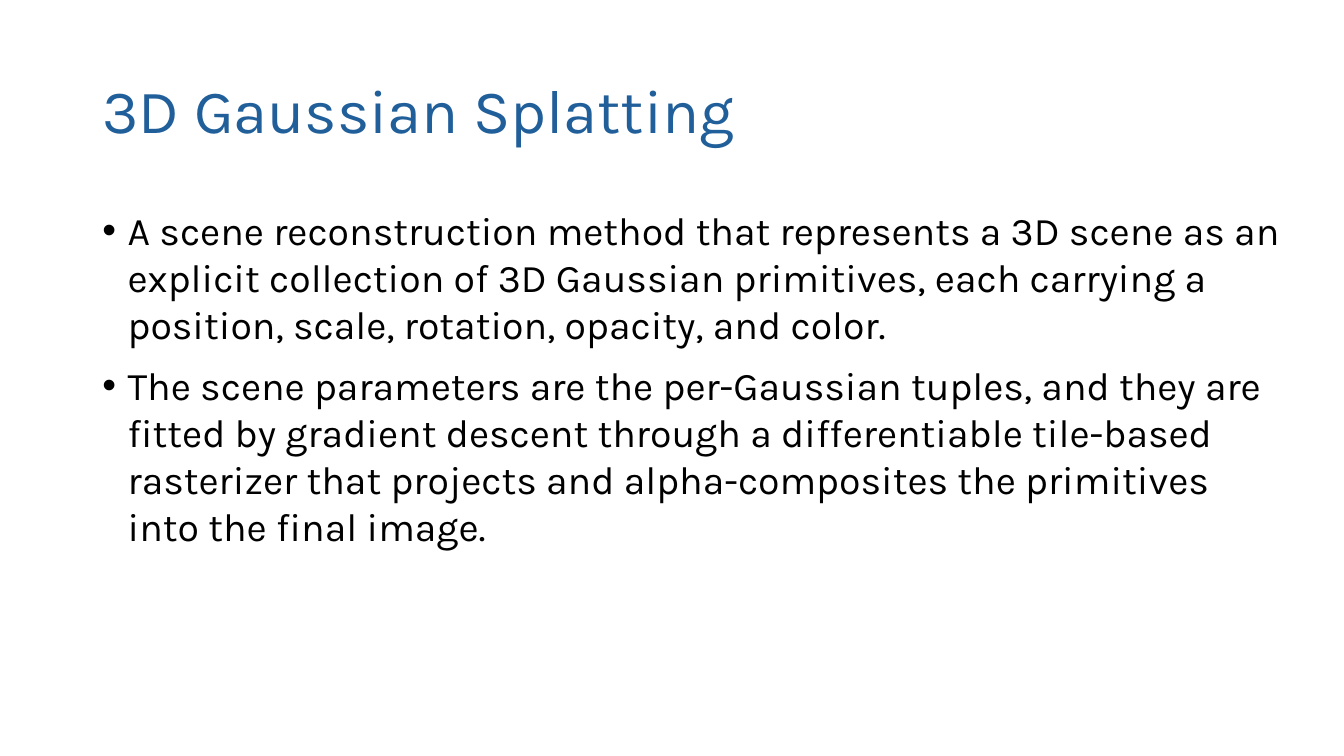
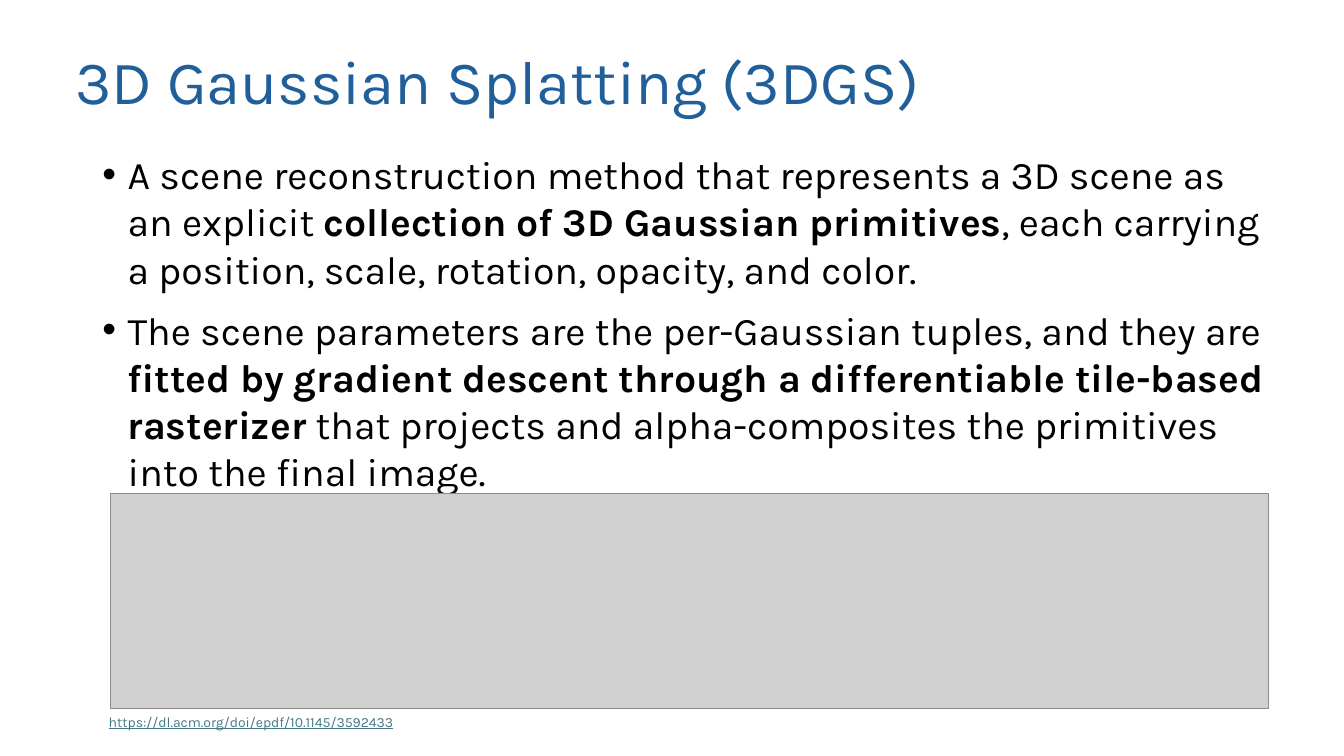
Before and after one commit to logus2k/co, a slide deck: slide 5 of documents/project_presentation.pptx. Drawn at 1344x756 pixels with LibreOffice and Linux fonts; fonts in the diff are those of the drawing; grey boxes stand for pictures; background and template pictures are left out. Boxes give left, top, right and bottom in pixels: in the first picture for what was removed or moved away, otherwise in the second. Text is boxed around its words. In the diff, an @@ line names an element or a change of style, - is before the commit and + after.

Commit message:
Presentation update

```diff
--- a/documents/project_presentation.pptx
+++ b/documents/project_presentation.pptx
@@ title at [75,59,920,119]: text changed @@
-3D Gaussian Splatting
+3D Gaussian Splatting (3DGS)
@@ text "A scene reconstruction method that ...": place and size @@
-text "A scene reconstruction method that ..." at [128,218,1279,551]
+text "A scene reconstruction method that ..." at [128,162,1263,496]
@@ text "A scene reconstruction method that ..." at [128,162,1263,496]: bold on in "collection of 3D Gaussian primitives,", "fitted by gradient descent through a differentiable ..." @@
@@ picture added at [110,494,1268,709] @@
@@ text added at [109,716,393,731], 10 pt, text #467886, underline @@
+https://dl.acm.org/doi/epdf/10.1145/3592433
```
Also in this commit, not shown: 6 other slides changed, 1 other file.
